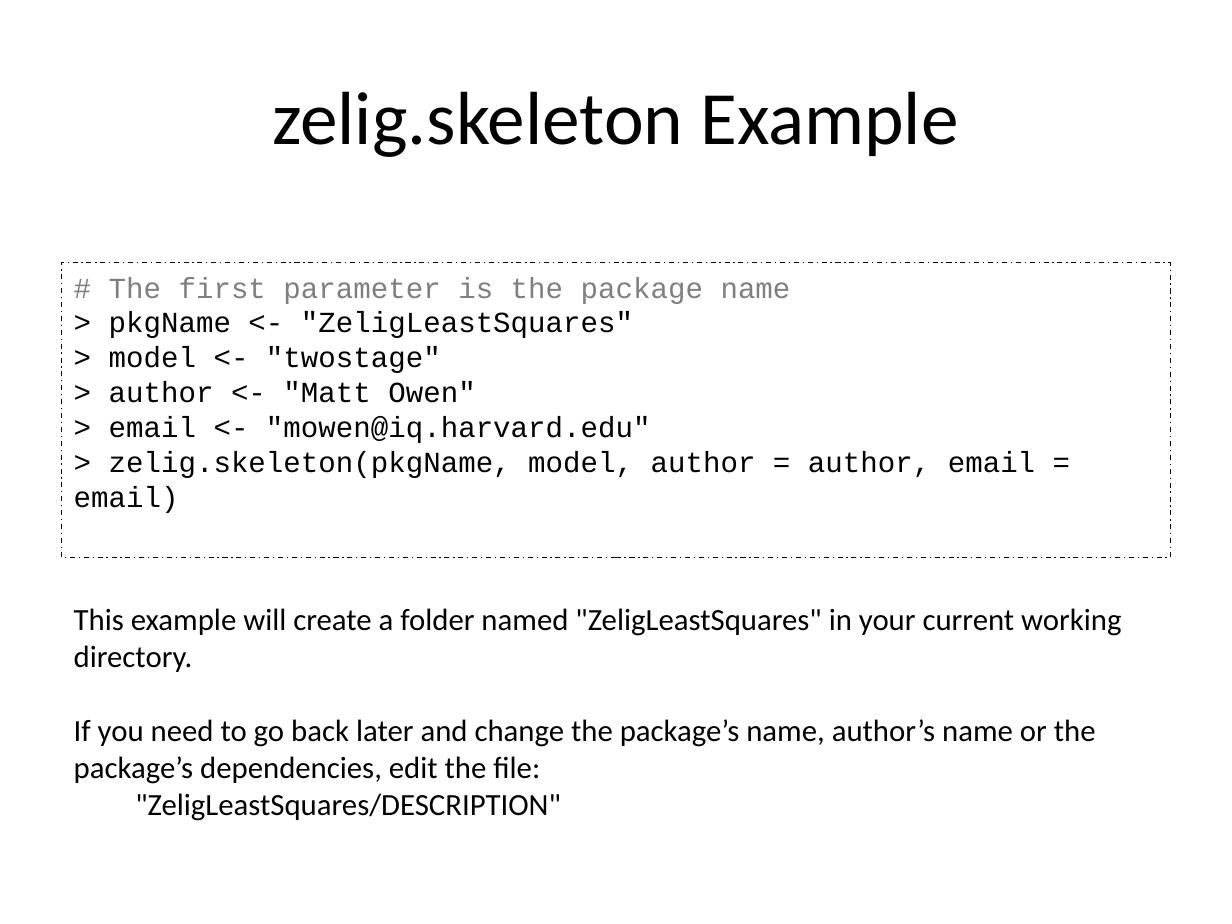
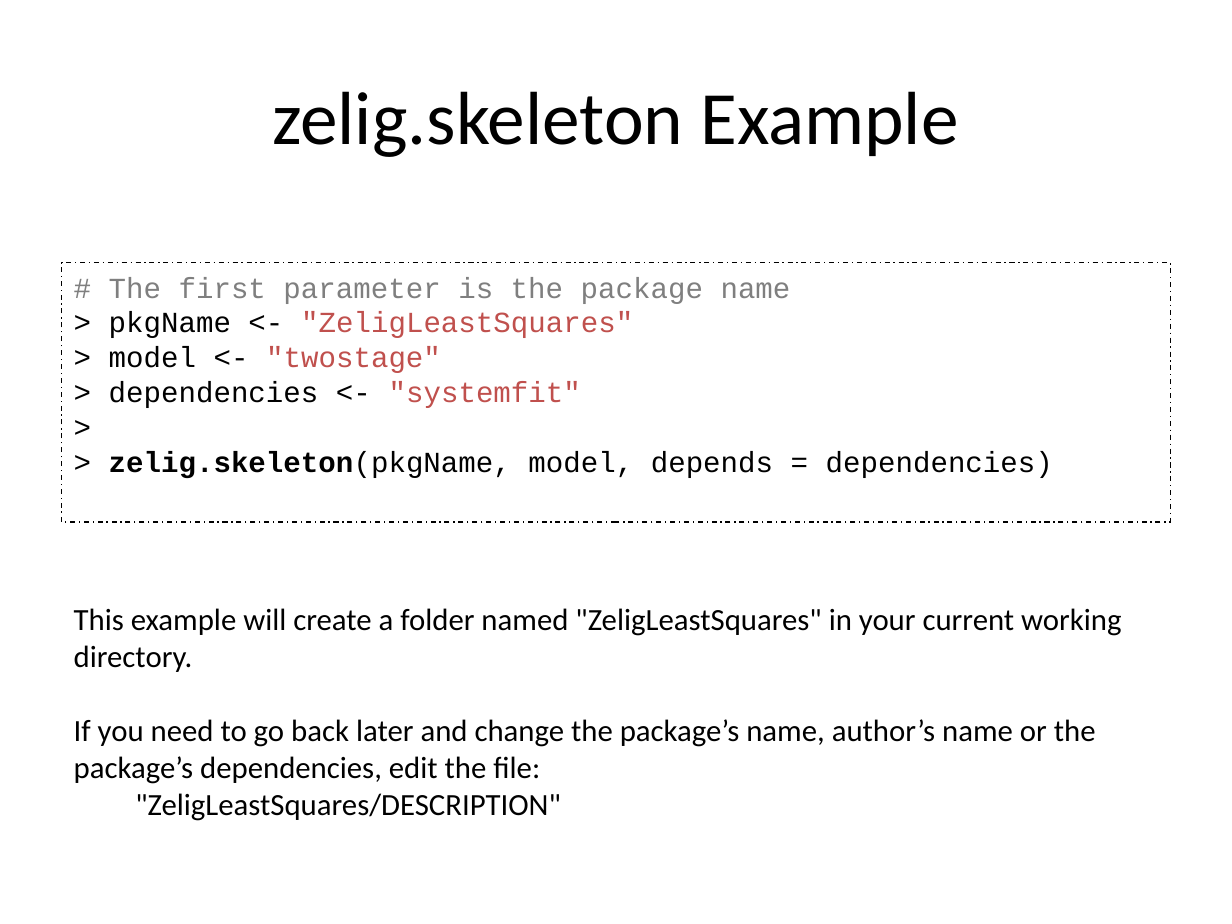
Before and after one commit to IQSS/Zelig4-Documentation, a slide deck: slide 27 of January-Class/Zelig_1_regressions.pptx (slide 26 before the commit). Drawn at 1232x924 pixels with LibreOffice and Linux fonts; fonts in the diff are those of the drawing. Boxes give left, top, right and bottom in pixels: in the first picture for what was removed or moved away, otherwise in the second. Text is boxed around its words. In the diff, an @@ line names an element or a change of style, - is before the commit and + after.

```diff
--- a/January-Class/Zelig_1_regressions.pptx
+++ b/January-Class/Zelig_1_regressions.pptx
@@ rectangle "# The first parameter is ...": place and size @@
-rectangle "# The first parameter is ..." at bbox=[62, 262, 1170, 557]
+rectangle "# The first parameter is ..." at bbox=[62, 262, 1170, 522]
@@ text in rectangle at bbox=[109, 312, 633, 373]: text colour #000000 to #C0504D in ""ZeligLeastSquares"", ""twostage"" @@
@@ text in rectangle at bbox=[109, 382, 1053, 478]: text changed @@
-> author <- "Matt Owen"
-> email <- "mowen@iq.harvard.edu"
-> zelig.skeleton(pkgName, model, author = author, email = email)
+> dependencies <- "systemfit"
+>
+> zelig.skeleton(pkgName, model, depends = dependencies)
```
Also in this commit, not shown: 4 other slides changed, 2 slides added.
